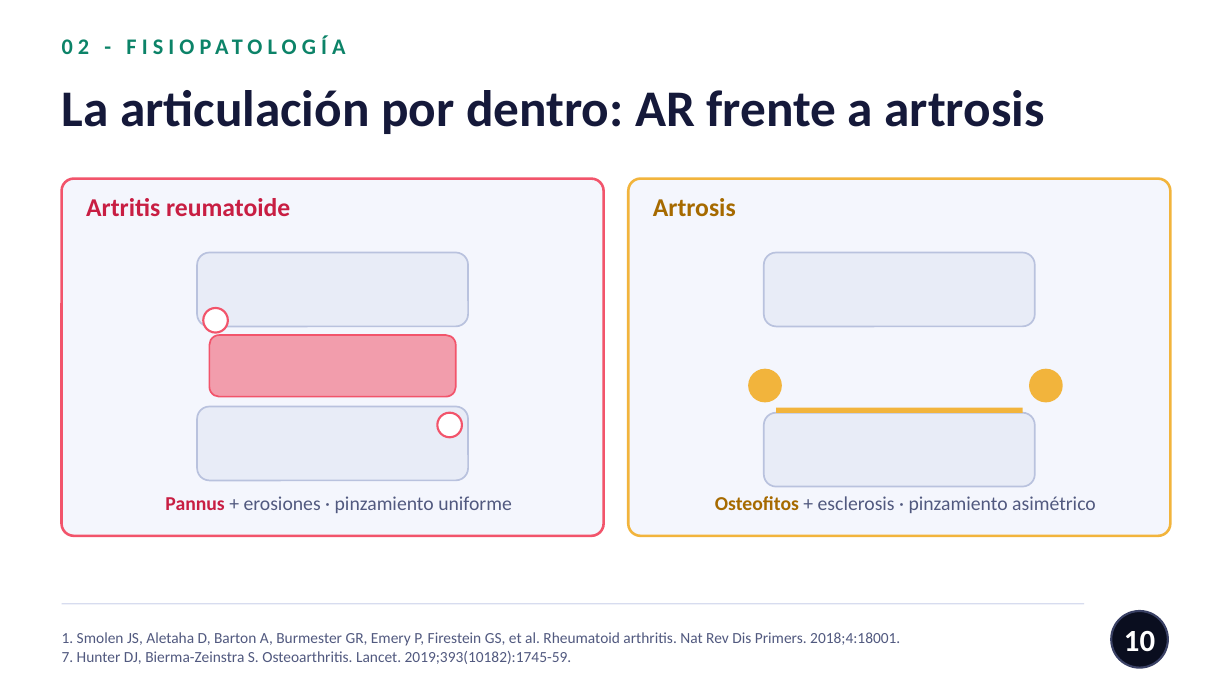
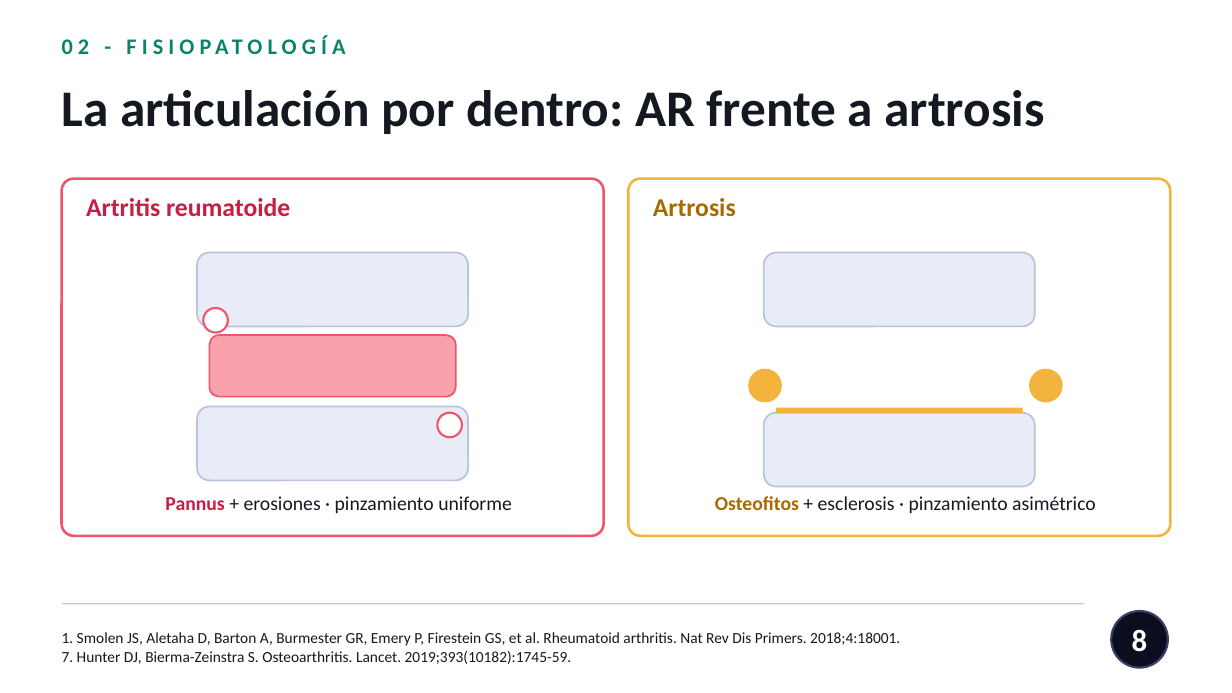
Before and after one commit to nestor120512/nes, a slide deck: slide 8 of Dx_AR_vs_artrosis.pptx (slide 10 before the commit). Drawn at 1232x693 pixels with LibreOffice and Linux fonts; fonts in the diff are those of the drawing. Boxes give left, top, right and bottom in pixels: in the first picture for what was removed or moved away, otherwise in the second. Text is boxed around its words. In the diff, an @@ line names an element or a change of style, - is before the commit and + after.

```diff
--- a/Dx_AR_vs_artrosis.pptx
+++ b/Dx_AR_vs_artrosis.pptx
@@ text "La articulación por dentro: AR ..." at bbox=[62, 90, 1045, 134]: text colour #15193A to #141821 @@
@@ rounded rectangle at bbox=[62, 179, 604, 536]: fill #F4F6FD to #FFFFFF @@
@@ rounded rectangle at bbox=[628, 179, 1170, 536]: fill #F4F6FD to #FFFFFF @@
@@ text "Pannus + erosiones · pinzamiento ..." at bbox=[165, 496, 512, 514]: text colour #51597F to #141821 in "+ erosiones · pinzamiento uniforme" @@
@@ text "Osteofitos + esclerosis · pinzamiento ..." at bbox=[715, 496, 1096, 514]: text colour #51597F to #141821 in "+ esclerosis · pinzamiento asimétrico" @@
@@ text "1. Smolen JS, Aletaha D, ..." at bbox=[62, 632, 900, 664]: text colour #51597F to #141821 @@
@@ line (62, 604) - (1084, 604): stroke #D7DCEF 0.75 pt to #C4CCE0 0.75 pt @@
@@ page number at bbox=[1132, 629, 1148, 652]: text changed @@
-10
+8
```
Also in this commit, not shown: 28 other slides changed, 3 slides added, 8 slides removed.
